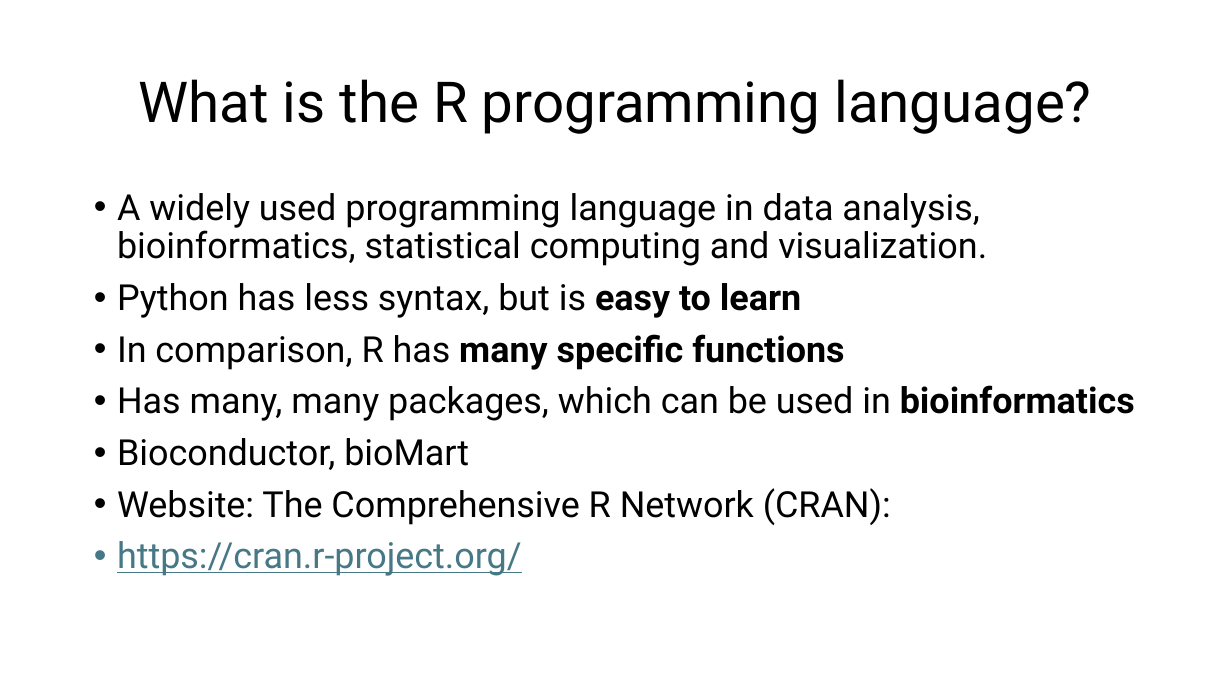
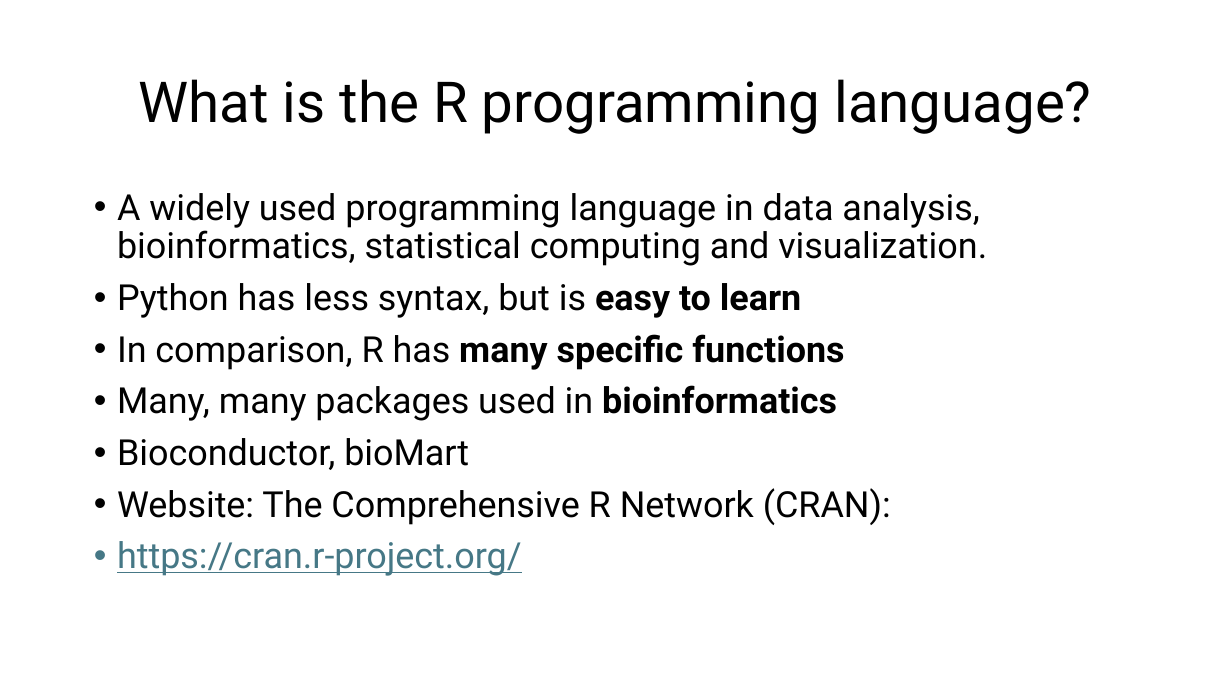
Before and after one commit to csmatyi/crs2025, a slide deck: slide 4 of CRS2025_R_workshop.pptx (slide 3 before the commit). Drawn at 1232x693 pixels with LibreOffice and Linux fonts; fonts in the diff are those of the drawing. Boxes give left, top, right and bottom in pixels: in the first picture for what was removed or moved away, otherwise in the second. Text is boxed around its words. In the diff, an @@ line names an element or a change of style, - is before the commit and + after.

```diff
--- a/CRS2025_R_workshop.pptx
+++ b/CRS2025_R_workshop.pptx
@@ text at [117, 385, 837, 421]: text changed @@
-• Has many, many packages, which can be used in bioinformatics
+• Many, many packages used in bioinformatics
```
Also in this commit, not shown: 11 other slides changed, 3 slides added, 1 slide removed, 3 other files.
